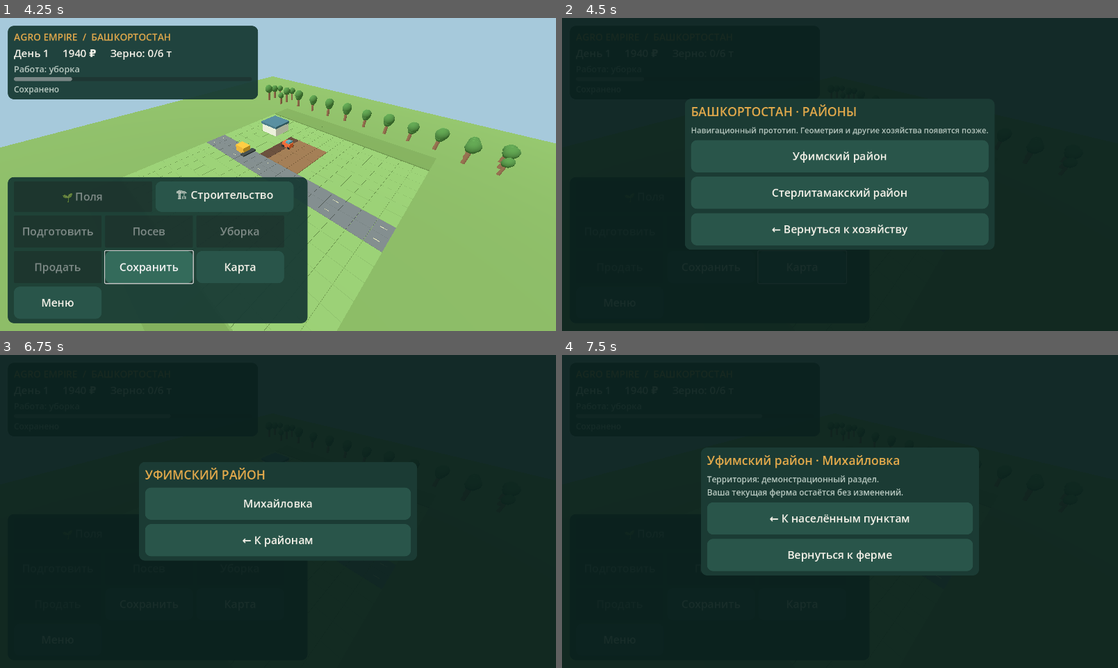
Above: before the commit, frames 1-4 (two rows, left to right).
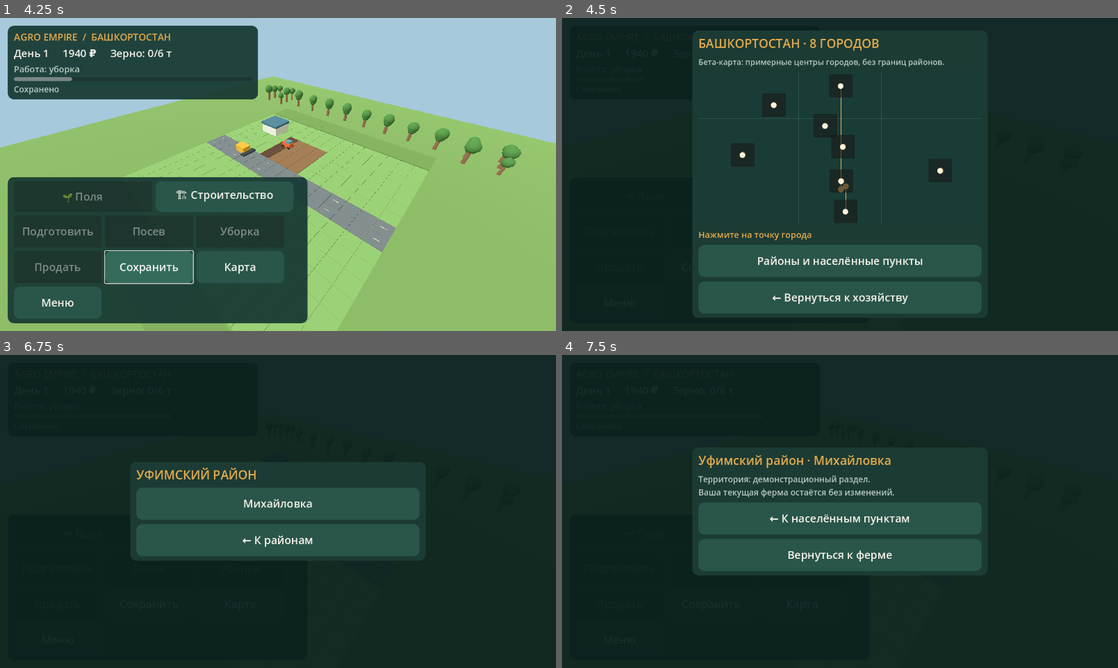
Above: after the commit, the same moments.

Repository: maillunex-lang/fermabash
Game: Godot game, scene res://scenes/Main.tscn
The game is run twice, just before and just after one commit, with the same random seed, the same clock (stepped at 60 frames per second) and the same inputs.
Inputs (mouse positions are in pixels of both pictures, inside the frame that each line leads up to):
- Up to frame 1 (4.25 s): click "Новая игра" at 0.5 s; click "🏗 Строительство" at 1.25 s; click "🌱 Поля" at 2 s; click "Подготовить" at 2.75 s; click "Сохранить" at 3.5 s
- Up to frame 2 (4.5 s): click "Карта" at 4.25 s
- Up to frame 3 (6.75 s): click (278, 599) at 5 s, where only the run after the commit has a clickable "Районы и населённые пункты"; click "Меню" at 5.75 s; click "Уфимский район" at 6.5 s
- Up to frame 4 (7.5 s): click "Михайловка" at 7.25 s

Frame 1 is identical in both runs. In frame 2, 34% of the frame differs, in the area x 22-77%, y 4-96%; in frame 3, 1.3%; in frame 4, 2.3%.

Commit message:
feat: stage 3.2 eight-city Android beta map
* feat(map): restrict beta geographic city catalog to eight named cities

* feat(map): touch-friendly city pin map with approximate geographic positioning

* fix(map): avoid overlapping city touch targets and draw connectors to geographic markers

* feat(map): display eight-city geographic beta map in Android region screen

* feat(map): wire city pin selection without modifying farm or save

* test(map): enforce 10-city cap, validate pins and unchanged farm save

* ci(map): run city-cap and map regression in CI and APK build

* ci(map): run city-cap and map regression in CI and APK build

* docs(map): record beta eight-city scope and limitations

Diff:
--- a/scripts/main.gd
+++ b/scripts/main.gd
@@ -7,6 +7,7 @@
 const FarmEnvironment = preload("res://scripts/visuals/farm_environment.gd")
 const StrategyCamera = preload("res://scripts/camera/strategy_camera.gd")
 const GameUI = preload("res://scripts/ui/game_ui.gd")
+const BetaCityCatalog = preload("res://scripts/systems/beta_city_catalog.gd")
 const ProductionRules = preload("res://scripts/systems/production_rules.gd")
 const FieldRoute = preload("res://scripts/systems/field_route.gd")
 const LivingField = preload("res://scripts/visuals/living_field.gd")
@@ -71,6 +72,11 @@
  _draw()
  _menu()
 func _ui_action(action: String) -> void:
+ if action.begins_with("region_city:"):
+  var city: Dictionary = BetaCityCatalog.city(action.trim_prefix("region_city:"))
+  if not city.is_empty():
+   status.text = "Выбран город: " + str(city["name"])
+  return
  if action.begins_with("region_district:"):
   game_ui.show_district(action.trim_prefix("region_district:"))
   return
@@ -83,6 +89,7 @@
   "region_map": game_ui.show_regions()
   "region_close": game_ui.hide_regions()
   "region_back": game_ui.show_regions()
+  "region_district_list": game_ui._populate_regions()
   "tab_field": game_ui.show_tab("field")
   "tab_construction": game_ui.show_tab("construction")
   "prepare": _job("prepare")
--- /dev/null
+++ b/scripts/systems/beta_city_catalog.gd
@@ -0,0 +1,41 @@
+extends RefCounted
+## Beta whitelist: eight city centers. Coordinates are approximate reference points,
+## not cadastral geometry or settlement boundaries.
+const MAX_BETA_CITIES := 10
+const CITIES := [
+ {"id":"ufa","name":"Уфа","lat":54.7388,"lon":55.9721},
+ {"id":"sterlitamak","name":"Стерлитамак","lat":53.6304,"lon":55.9308},
+ {"id":"salavat","name":"Салават","lat":53.3617,"lon":55.9246},
+ {"id":"ishimbay","name":"Ишимбай","lat":53.4546,"lon":56.0439},
+ {"id":"neftekamsk","name":"Нефтекамск","lat":56.0884,"lon":54.2482},
+ {"id":"oktyabrsky","name":"Октябрьский","lat":54.4815,"lon":53.4710},
+ {"id":"birsk","name":"Бирск","lat":55.4178,"lon":55.5307},
+ {"id":"beloretsk","name":"Белорецк","lat":53.9676,"lon":58.4091}
+]
+const MIN_LAT := 52.8
+const MAX_LAT := 56.6
+const MIN_LON := 52.8
+const MAX_LON := 59.0
+static func city(id: String) -> Dictionary:
+ for entry in CITIES:
+  if entry["id"] == id:
+   return entry
+ return {}
+static func normalized(city_data: Dictionary) -> Vector2:
+ if city_data.is_empty():
+  return Vector2(-1,-1)
+ return Vector2(
+  clampf((float(city_data["lon"])-MIN_LON)/(MAX_LON-MIN_LON),0.0,1.0),
+  clampf((MAX_LAT-float(city_data["lat"]))/(MAX_LAT-MIN_LAT),0.0,1.0)
+ )
+static func valid() -> bool:
+ if CITIES.size() > MAX_BETA_CITIES:
+  return false
+ var seen := {}
+ for entry in CITIES:
+  if seen.has(entry["id"]):
+   return false
+  seen[entry["id"]] = true
+  if normalized(entry) == Vector2(-1,-1):
+   return false
+ return true
--- /dev/null
+++ b/scripts/ui/beta_city_map.gd
@@ -0,0 +1,68 @@
+extends Control
+const Catalog = preload("res://scripts/systems/beta_city_catalog.gd")
+signal city_selected(city_id: String)
+var buttons: Dictionary = {}
+var selected_id := ""
+const MAP_BG := Color("193c37")
+const MAP_LINE := Color("426e62",0.45)
+const PIN := Color("e8b35e")
+
+func _ready() -> void:
+ mouse_filter = Control.MOUSE_FILTER_STOP
+ custom_minimum_size = Vector2(600,350)
+ resized.connect(_place_pins)
+ for item in Catalog.CITIES:
+  var city_id: String = str(item["id"])
+  var button := Button.new()
+  button.text = "●"
+  button.tooltip_text = str(item["name"])
+  button.custom_minimum_size = Vector2(54,54)
+  button.add_theme_font_size_override("font_size",17)
+  button.add_theme_color_override("font_color",Color("fff4dc"))
+  button.pressed.connect(func(): _select(city_id))
+  add_child(button)
+  buttons[city_id] = button
+ _place_pins()
+
+func _select(city_id: String) -> void:
+ if Catalog.city(city_id).is_empty():
+  return
+ selected_id = city_id
+ city_selected.emit(city_id)
+ queue_redraw()
+
+func _place_pins() -> void:
+ var area := Rect2(Vector2(40,40),Vector2(maxf(size.x-80,1),maxf(size.y-80,1)))
+ var occupied: Array[Vector2] = []
+ for item in Catalog.CITIES:
+  var button: Button = buttons[str(item["id"])]
+  var p := area.position + Catalog.normalized(item)*area.size
+  var candidate := Vector2(clampf(p.x-27,0,maxf(size.x-54,0)),clampf(p.y-27,0,maxf(size.y-54,0)))
+  for attempt in range(8):
+   var collides := false
+   for existing in occupied:
+    if candidate.distance_to(existing) < 56:
+     collides = true
+     break
+   if not collides:
+    break
+   candidate.y = fposmod(candidate.y+58.0,maxf(size.y-54,1))
+  occupied.append(candidate)
+  button.position = candidate
+ queue_redraw()
+
+func _draw() -> void:
+ draw_rect(Rect2(Vector2.ZERO,size),MAP_BG,true)
+ var area := Rect2(Vector2(40,40),Vector2(maxf(size.x-80,1),maxf(size.y-80,1)))
+ for i in range(1,6):
+  var x := area.position.x + area.size.x*float(i)/6.0
+  draw_line(Vector2(x,0),Vector2(x,size.y),MAP_LINE,1.0)
+ for i in range(1,4):
+  var y := area.position.y + area.size.y*float(i)/4.0
+  draw_line(Vector2(0,y),Vector2(size.x,y),MAP_LINE,1.0)
+ for item in Catalog.CITIES:
+  var p := area.position+Catalog.normalized(item)*area.size
+  draw_circle(p,7.0,PIN)
+  if buttons.has(str(item["id"])):
+   var center: Vector2 = (buttons[str(item["id"])] as Button).position+Vector2(27,27)
+   draw_line(p,center,PIN,1.5)
--- a/scripts/ui/game_ui.gd
+++ b/scripts/ui/game_ui.gd
@@ -1,5 +1,7 @@
 extends CanvasLayer
 const RegionCatalog = preload("res://scripts/systems/region_catalog.gd")
+const BetaCityCatalog = preload("res://scripts/systems/beta_city_catalog.gd")
+const BetaCityMap = preload("res://scripts/ui/beta_city_map.gd")
 ## Russian-language adaptive HUD and menu. All game actions are emitted as signals.
 signal action_requested(action: String)
 var stats: Label
@@ -19,6 +21,8 @@
 var region_list: VBoxContainer
 var region_title: Label
 var region_selected := ""
+var city_map: Control
+var city_details: Label
 var tab_buttons: Dictionary = {}
 
 
@@ -168,12 +172,36 @@
 func show_regions() -> void:
  region_overlay.visible = true
  region_selected = ""
- _populate_regions()
+ show_beta_map()
+
+func show_beta_map() -> void:
+ _clear_region_choices()
+ region_title.text = "БАШКОРТОСТАН · 8 ГОРОДОВ"
+ var hint := _label("Бета-карта: примерные центры городов, без границ районов.",18,MUTED)
+ region_list.add_child(hint)
+ city_map = BetaCityMap.new()
+ city_map.custom_minimum_size = Vector2(600,350)
+ city_map.size_flags_horizontal = Control.SIZE_EXPAND_FILL
+ region_list.add_child(city_map)
+ city_details = _label("Нажмите на точку города",20,ACCENT)
+ region_list.add_child(city_details)
+ city_map.city_selected.connect(_city_selected)
+ _button(region_list,"Районы и населённые пункты","region_district_list")
+ _button(region_list,"← Вернуться к хозяйству","region_close")
+
+func _city_selected(city_id: String) -> void:
+ var item: Dictionary = BetaCityCatalog.city(city_id)
+ if item.is_empty():
+  return
+ city_details.text = str(item["name"]) + " · центр города (ориентировочно)"
+ action_requested.emit("region_city:"+city_id)
 
 func hide_regions() -> void:
  region_overlay.visible = false
 
 func _clear_region_choices() -> void:
+ city_map = null
+ city_details = null
  for child in region_list.get_children():
   if child != region_title:
    child.queue_free()
@@ -224,7 +252,7 @@
  actions_panel.size = Vector2(width,0)
  actions_panel.position = Vector2(margin,viewport.y-actions_panel.get_combined_minimum_size().y-margin)
  title_label.add_theme_font_size_override("font_size",32)
- region_panel.custom_minimum_size = Vector2(minf(viewport.x-48.0,640.0),0)
+ region_panel.custom_minimum_size = Vector2(minf(viewport.x-48.0,680.0),0)
 
 func show_menu() -> void:
  menu_overlay.visible = true
--- /dev/null
+++ b/tests/beta_city_map.gd
@@ -0,0 +1,34 @@
+extends SceneTree
+const Catalog = preload("res://scripts/systems/beta_city_catalog.gd")
+func _initialize() -> void:
+ call_deferred("_test")
+func _test() -> void:
+ assert(Catalog.valid())
+ assert(Catalog.CITIES.size() == 8)
+ assert(Catalog.CITIES.size() <= Catalog.MAX_BETA_CITIES)
+ assert(Catalog.city("ufa")["name"] == "Уфа")
+ assert(Catalog.city("nonexistent").is_empty())
+ for item in Catalog.CITIES:
+  var p: Vector2 = Catalog.normalized(item)
+  assert(p.x >= 0.0 and p.x <= 1.0)
+  assert(p.y >= 0.0 and p.y <= 1.0)
+ var scene = load("res://scenes/Main.tscn").instantiate()
+ root.add_child(scene)
+ await process_frame
+ scene._new()
+ var before: Dictionary = scene._snapshot()
+ scene._ui_action("region_map")
+ assert(scene.game_ui.region_overlay.visible)
+ assert(scene.game_ui.city_map != null)
+ assert(scene.game_ui.city_map.buttons.size() == 8)
+ scene.game_ui.city_map._select("ufa")
+ assert(scene.game_ui.city_details.text.contains("Уфа"))
+ scene._ui_action("region_district_list")
+ assert(scene.game_ui.region_title.text.contains("РАЙОНЫ"))
+ scene._ui_action("region_back")
+ assert(scene.game_ui.city_map != null)
+ scene._ui_action("region_close")
+ assert(not scene.game_ui.region_overlay.visible)
+ assert(scene._snapshot() == before)
+ print("BETA_CITY_MAP_TEST_PASS")
+ quit()
Not shown, added: docs/STAGE_3_2.md
Not shown, changed: tools/build_android_on_vps.sh
